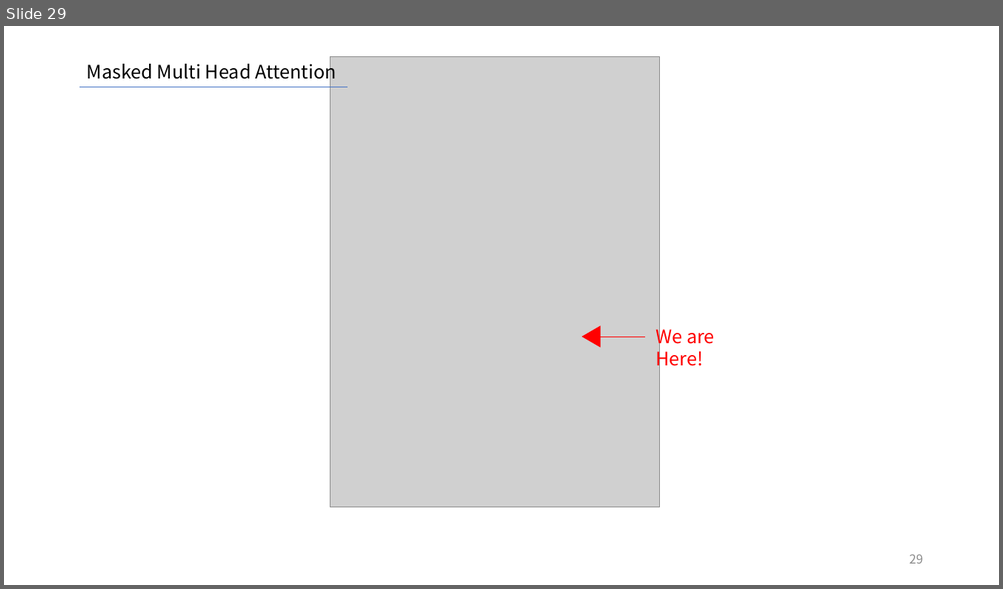
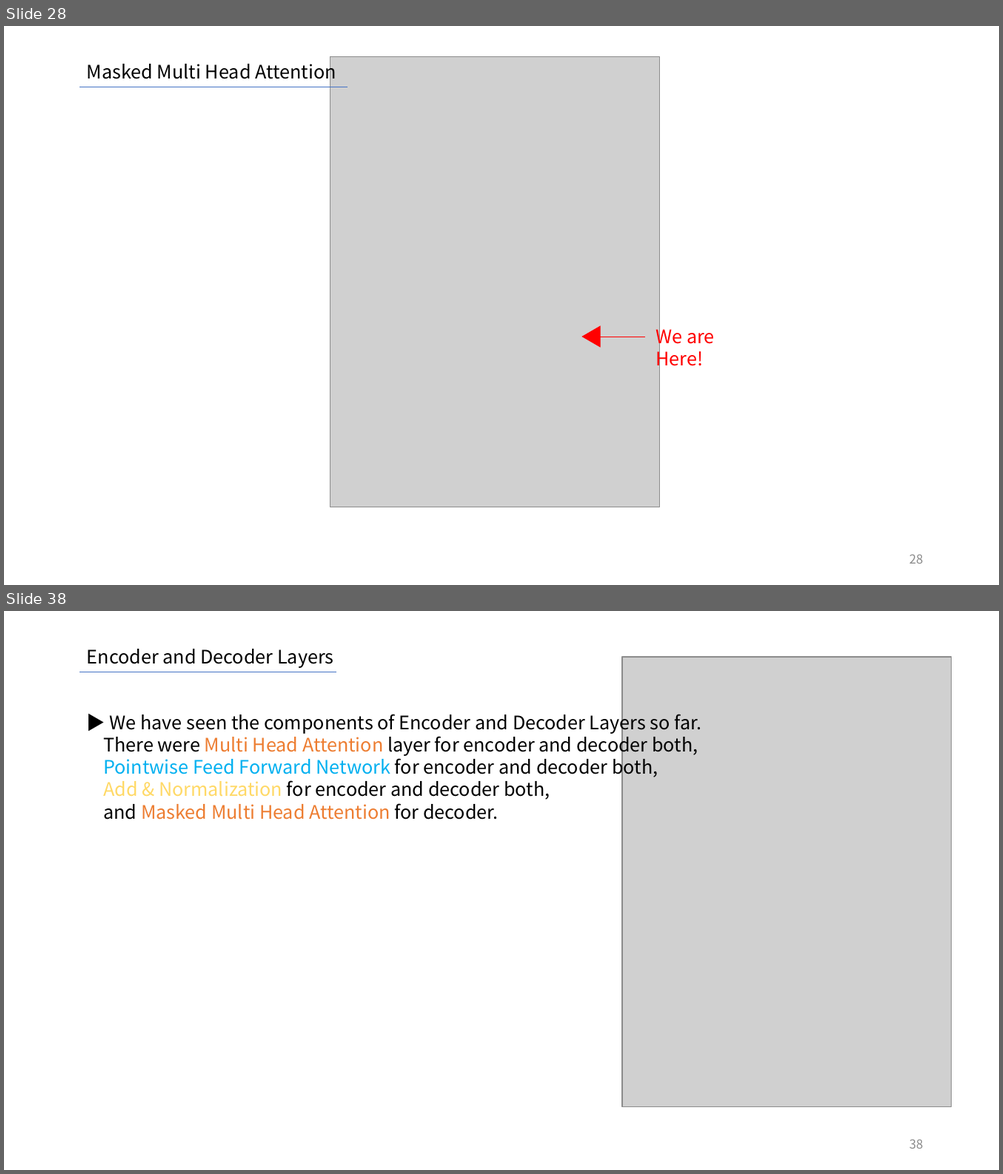
Before and after one commit to SiLviASizZ/HYU_2022, a slide deck: gradproj/meeting/0630_meeting/0702.pptx. Shown one above the other, each under a label of ours: slide 29 before the commit, slides 28 and 38 after it; the slides between them are not shown. The pictures are 1003x589 and 1003x1174 pixels, drawn with LibreOffice and Linux fonts; fonts in the diff are those of the drawing; grey boxes stand for pictures. Boxes give left, top, right and bottom in pixels: in the first picture for what was removed or moved away, otherwise in the second. Text is boxed around its words. In the diff, an @@ line names an element or a change of style, - is before the commit and + after.

```diff
--- a/gradproj/meeting/0630_meeting/0702.pptx
+++ b/gradproj/meeting/0630_meeting/0702.pptx
@@ slide 38 added at (4,611,999,1170), background #FFFFFF @@
@@ text added at (87,649,333,668), 18 pt, text #000000 @@
+Encoder and Decoder Layers
@@ line added from (79, 672) to (336, 672), #4472C4 0.5 pt @@
@@ picture added at (622,658,950,1108) @@
@@ text added at (103,710,701,820), 18 pt, text #000000 @@
+▶ We have seen the components of Encoder and Decoder Layers so far.
+There were Multi Head Attention layer for encoder and decoder both,
+Pointwise Feed Forward Network for encoder and decoder both,
+Add & Normalization for encoder and decoder both,
+and Masked Multi Head Attention for decoder.
@@ page number added at (909,1139,923,1149), 12 pt, text #8C8C8C @@
+38
@@ what was slide 29 is now slide 28 @@
@@ page number at (909,554,923,564): text changed @@
-29
+28
```
Also in this commit, not shown: 3 slides changed, 80 other slides added, 1 slide removed, 24 other files.
